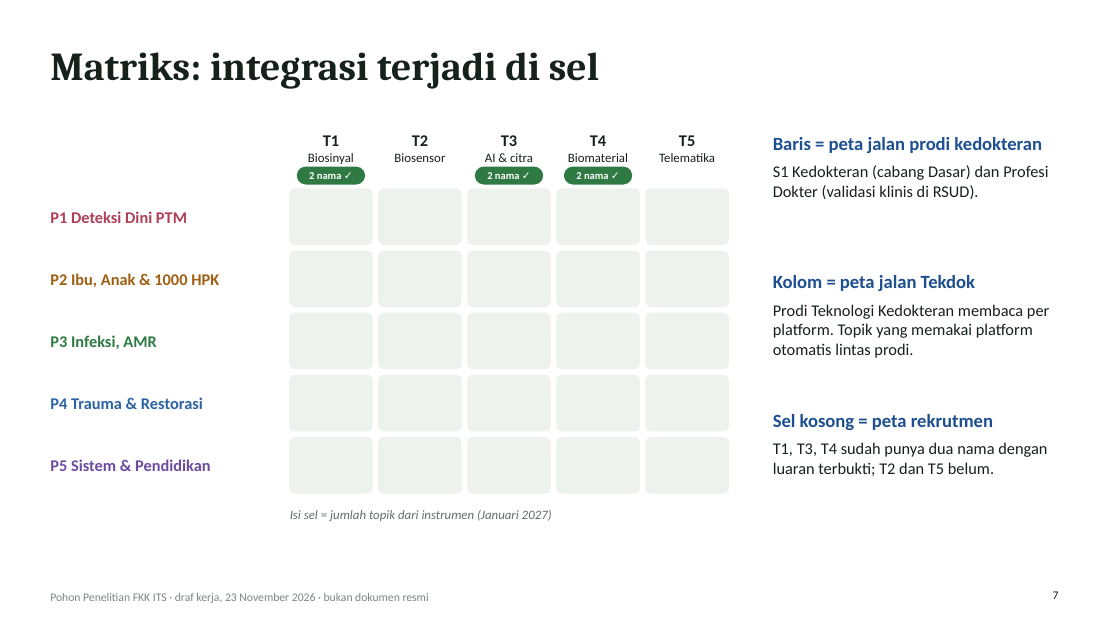
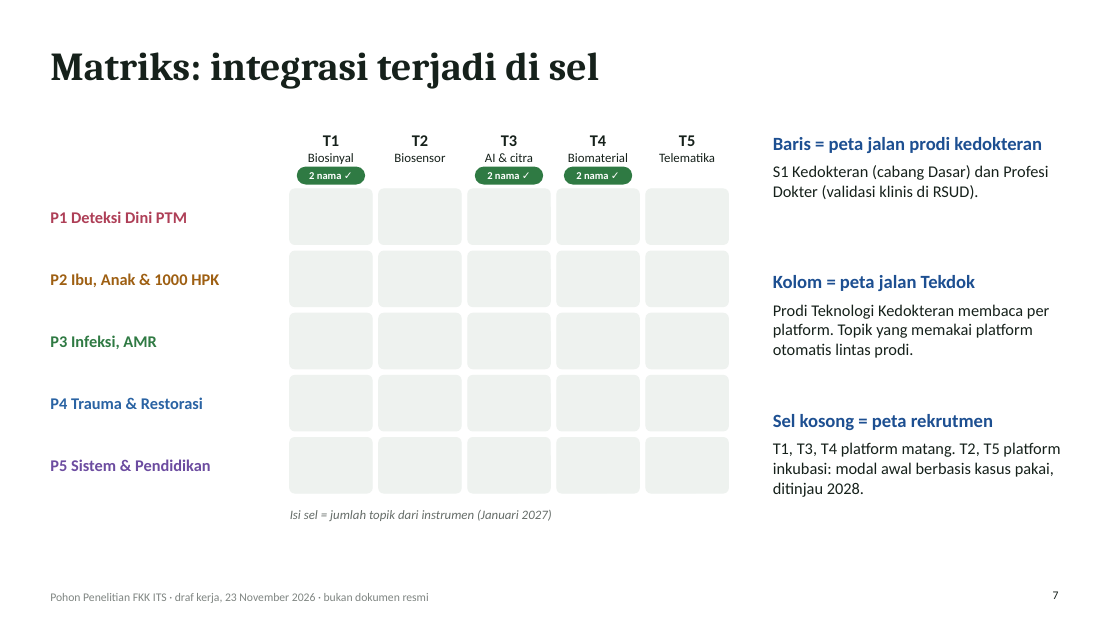
Before and after one commit to anakwirayuda-eng/desa-binaan-dashboard, a slide deck: slide 7 of output/PAPARAN_POHON_PENELITIAN_FKK_ITS.pptx. Drawn at 1120x630 pixels with LibreOffice and Linux fonts; fonts in the diff are those of the drawing. Boxes give left, top, right and bottom in pixels: in the first picture for what was removed or moved away, otherwise in the second. Text is boxed around its words. In the diff, an @@ line names an element or a change of style, - is before the commit and + after.

```diff
--- a/output/PAPARAN_POHON_PENELITIAN_FKK_ITS.pptx
+++ b/output/PAPARAN_POHON_PENELITIAN_FKK_ITS.pptx
@@ text at box(773, 442, 1060, 497): text changed @@
-T1, T3, T4 sudah punya dua nama dengan luaran terbukti; T2 dan T5 belum.
+T1, T3, T4 platform matang. T2, T5 platform inkubasi: modal awal berbasis kasus pakai, ditinjau 2028.
```
Also in this commit, not shown: 5 other slides changed, 5 slides added, 1 slide removed, 16 other files.
